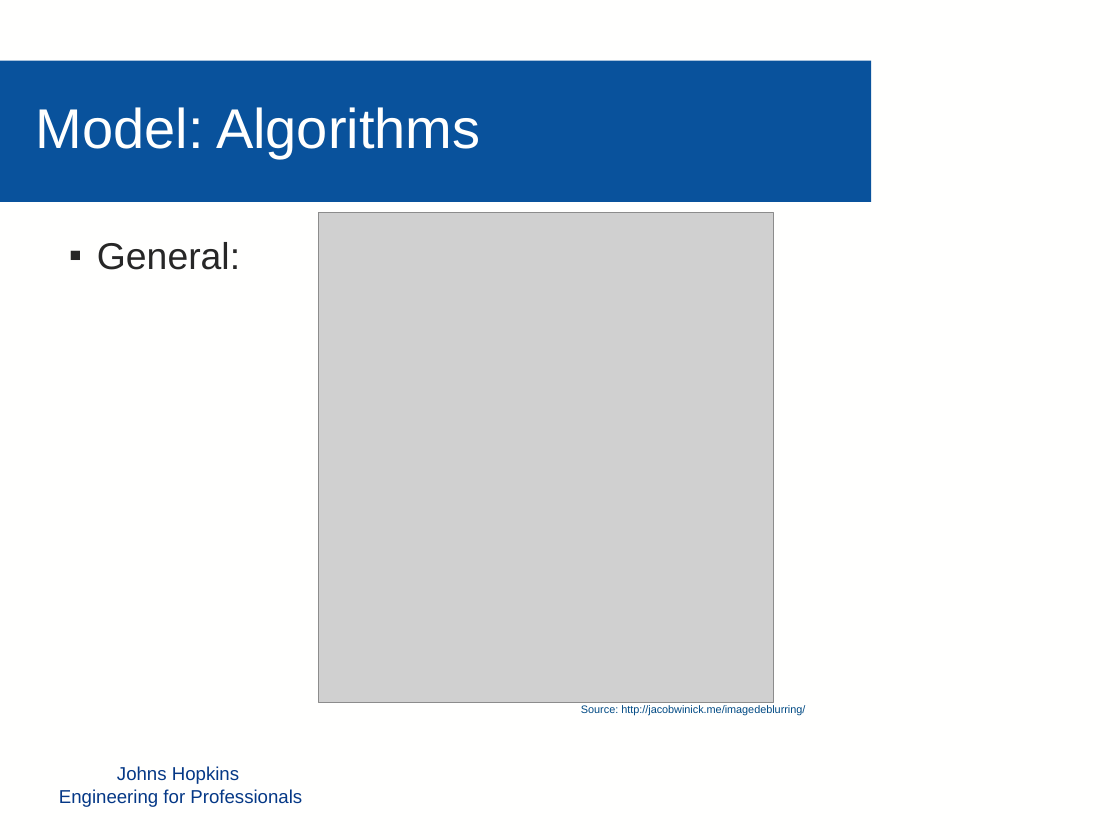
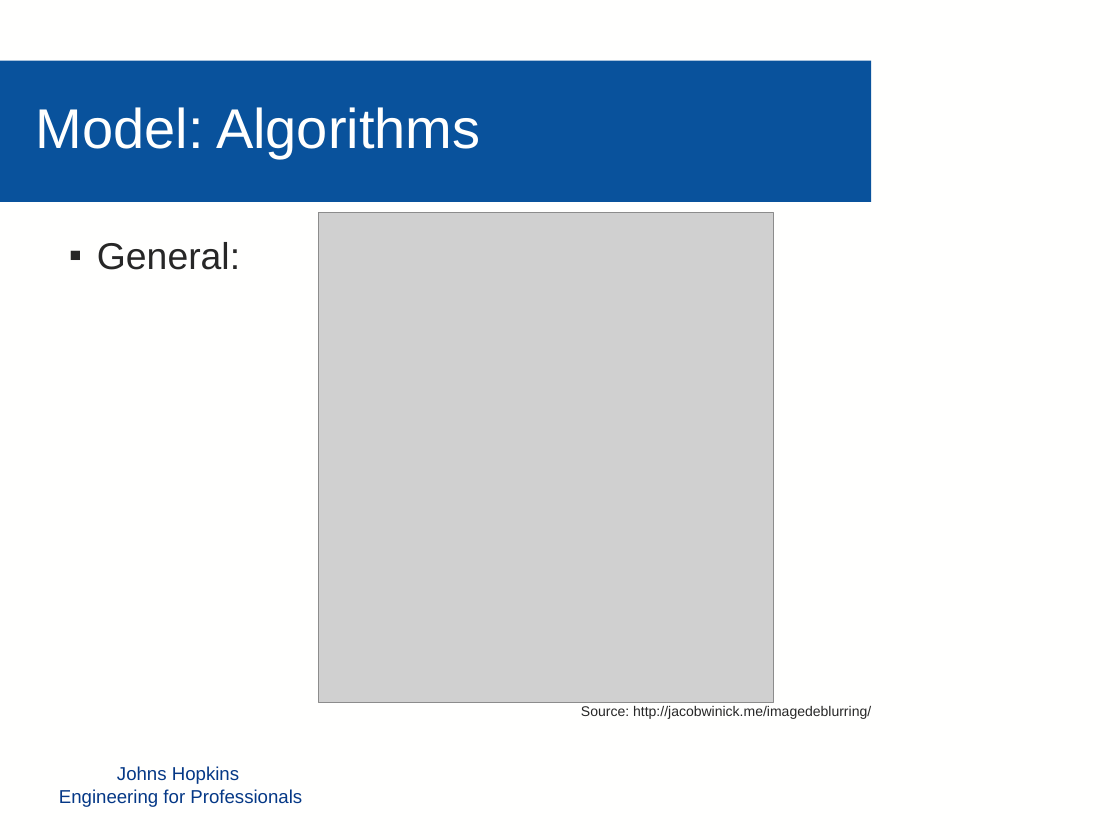
Before and after one commit to mollyn/matrixTheoryProject, a slide deck: slide 7 of Presentation/Diederich_Grassi_Nichols_PPT.pptx. Drawn at 1120x840 pixels with LibreOffice and Linux fonts; fonts in the diff are those of the drawing; grey boxes stand for pictures; background and template pictures are left out. Boxes give left, top, right and bottom in pixels: in the first picture for what was removed or moved away, otherwise in the second. Text is boxed around its words. In the diff, an @@ line names an element or a change of style, - is before the commit and + after.

```diff
--- a/Presentation/Diederich_Grassi_Nichols_PPT.pptx
+++ b/Presentation/Diederich_Grassi_Nichols_PPT.pptx
@@ text "Source: http://jacobwinick.me/imagedeblurring/" at <box>581,706,871,719</box>: size 7 to 9 pt, text colour #004A84 to #272727 @@
```
Also in this commit, not shown: 5 other slides changed.
